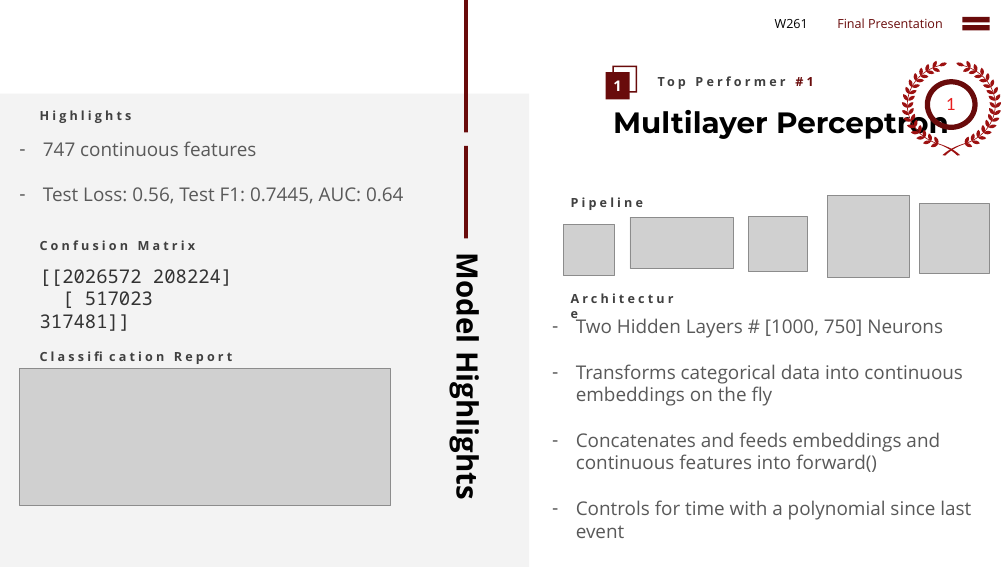
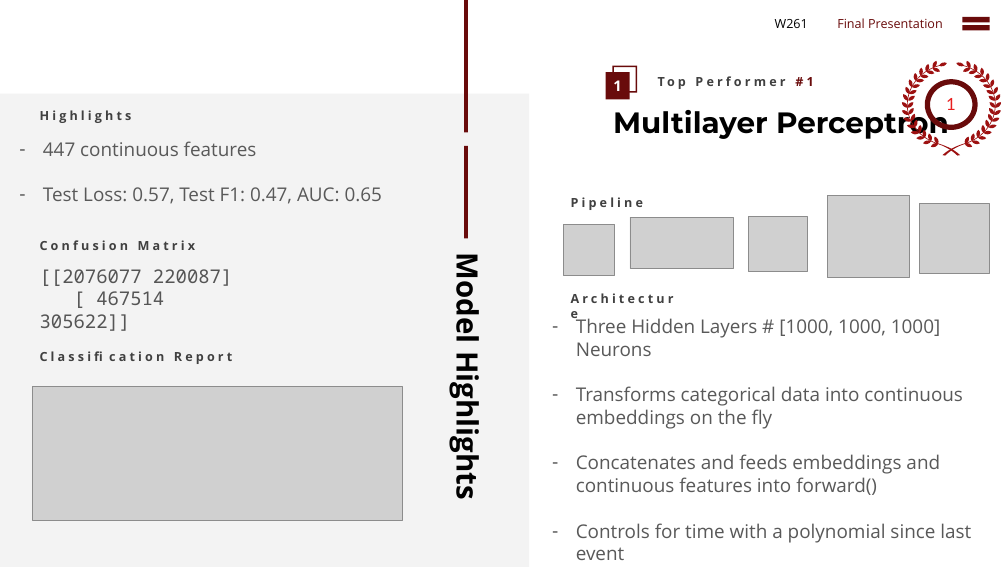
Before and after one commit to cbenge509/flightsontime, a slide deck: slide 33 of presentation/Delayed Flights Prediction - Final.pptx. Drawn at 1008x567 pixels with LibreOffice and Linux fonts; fonts in the diff are those of the drawing; grey boxes stand for pictures. Boxes give left, top, right and bottom in pixels: in the first picture for what was removed or moved away, otherwise in the second. Text is boxed around its words. In the diff, an @@ line names an element or a change of style, - is before the commit and + after.

```diff
--- a/presentation/Delayed Flights Prediction - Final.pptx
+++ b/presentation/Delayed Flights Prediction - Final.pptx
@@ text at bbox=[43, 141, 382, 204]: text changed @@
-– 747 continuous features
-– Test Loss: 0.56, Test F1: 0.7445, AUC: 0.64
+– 447 continuous features
+– Test Loss: 0.57, Test F1: 0.47, AUC: 0.65
@@ text at bbox=[40, 269, 232, 331]: text changed; text colour #333333 to #555555 @@
-[[2026572 208224] [ 517023 317481]]
+[[2076077 220087] [ 467514 305622]]
@@ text at bbox=[576, 316, 940, 356]: text changed @@
-– Two Hidden Layers # [1000, 750] Neurons
+– Three Hidden Layers # [1000, 1000, 1000] Neurons
@@ picture: place and size @@
-picture at bbox=[20, 368, 391, 505]
+picture at bbox=[33, 387, 403, 520]
```
Also in this commit, not shown: 2 other slides changed, 1 other file.
